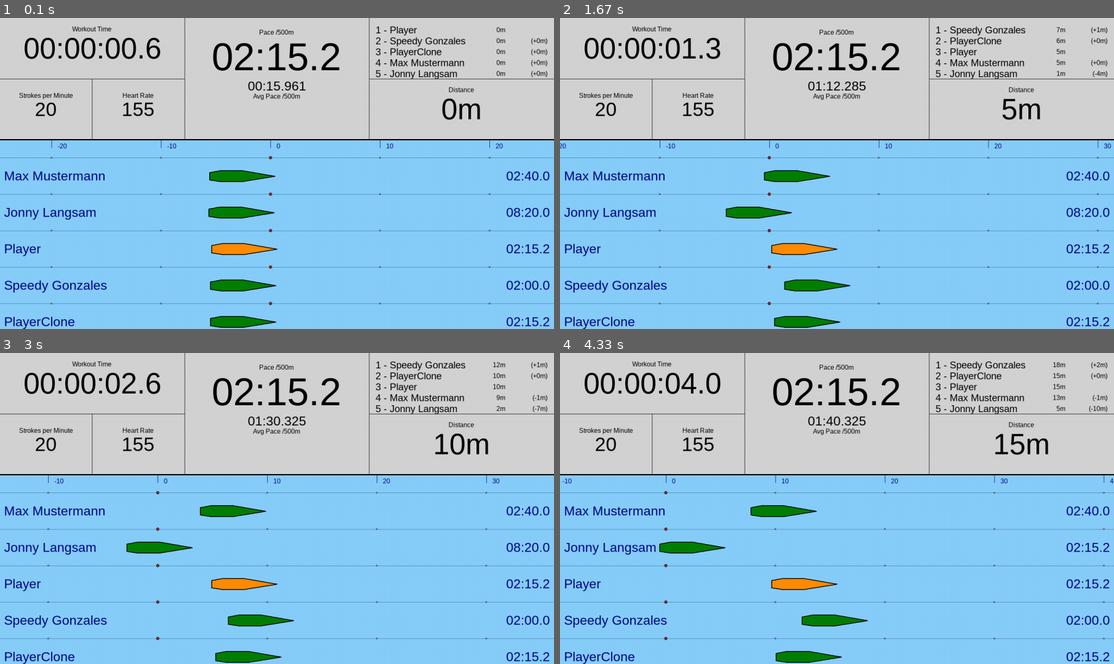
Above: before the commit, frames 1-4 (two rows, left to right).
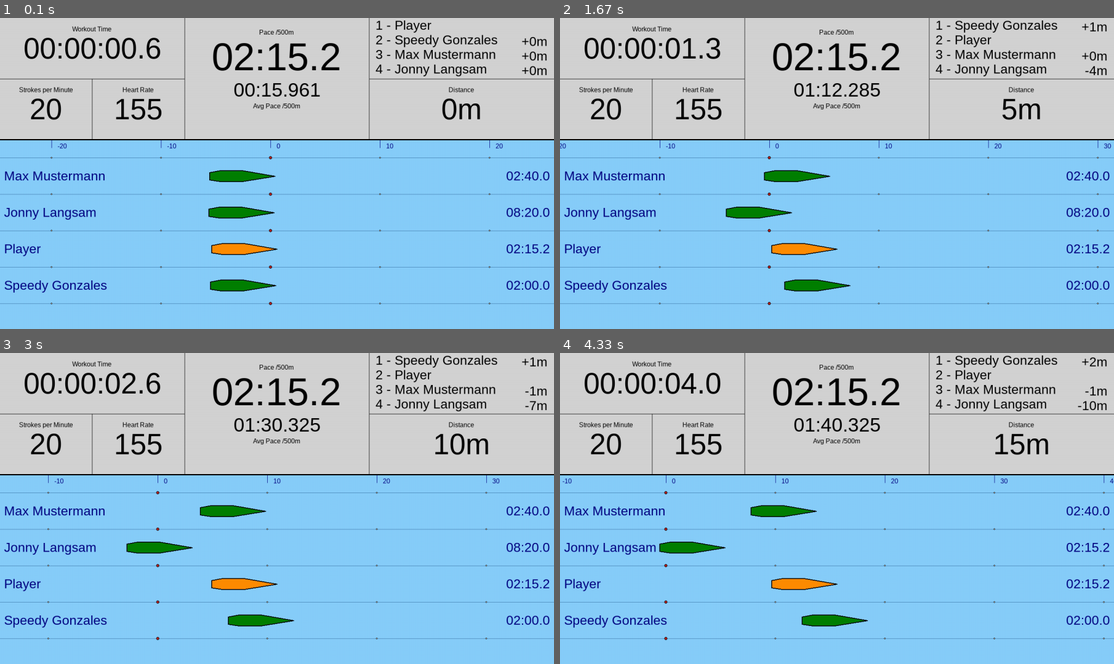
Above: after the commit, the same moments.

Repository: monsdar/dynrow
Game: pygame game, started from DynRow.py
The game is run twice, just before and just after one commit, with the same random seed, the same clock (stepped at 60 frames per second) and the same inputs. The source is Python 2; it was converted automatically to run under Python 3.
Inputs:
- Up to frame 1 (0.1 s): no input
- Up to frame 2 (1.67 s): no input
- Up to frame 3 (3 s): no input
- Up to frame 4 (4.33 s): no input

The runs differ from the first frame. In frame 1, 3.6% of the frame differs, in the area x 0-100%, y 0-100%; in frame 2, 3.7%; in frame 3, 3.7%; in frame 4, 3.7%.

Commit message:
Changed: Improved visibility of PM monitor

Diff:
--- a/DynRow.py
+++ b/DynRow.py
@@ -27,7 +27,6 @@
     playground.addBoat(BoatRubberband("Max Mustermann", 160, 35, 10))
     playground.addBoat(BoatRubberband("Jonny Langsam", 500, 24, 10))
     playground.addBoat(BoatRubberband("Speedy Gonzales", 120, 22, 10))
-    playground.addBoat(BoatRubberband("PlayerClone", 135.2, 20))
 
     #init the UI, register the GameLoop and run it
     ui.registerCallback(gameLoop)
--- a/UI/PyGameUi.py
+++ b/UI/PyGameUi.py
@@ -186,7 +186,7 @@
 
         #display the strokes per minute
         txt = "%i" % ErgStats.spm
-        spmTxt = self.font48.render(txt, True, BLACK)
+        spmTxt = self.font72.render(txt, True, BLACK)
         spmPosX = leftSubDividerX/2 - (spmTxt.get_size()[0] / 2.0)
         spmPosY = (leftHeightDividerY + (self.statPanelHeight - leftHeightDividerY)/2.0) - (spmTxt.get_size()[1]/2.0)
         self.screen.blit(spmTxt, (spmPosX, spmPosY))
@@ -198,7 +198,7 @@
 
         #display the heart rate
         txt = "%i" % ErgStats.heartrate
-        pulseTxt = self.font48.render(txt, True, BLACK)
+        pulseTxt = self.font72.render(txt, True, BLACK)
         pulsePosX = leftSubDividerX + leftSubDividerX/2 - (pulseTxt.get_size()[0] / 2.0)
         pulsePosY = (leftHeightDividerY + (self.statPanelHeight - leftHeightDividerY)/2.0) - (pulseTxt.get_size()[1]/2.0)
         self.screen.blit(pulseTxt, (pulsePosX, pulsePosY))
@@ -228,17 +228,17 @@
         seconds = int((ErgStats.avgPace)%60)
         millsecs = int(((ErgStats.avgPace*1000)%1000) + 0.000001) #need to add a small value to equalize floating point inconsistencies
         txt = "%.2i:%.2i.%.3i" % (minutes, seconds, millsecs)
-        avgPaceTxt = self.font32.render(txt, True, BLACK)
+        avgPaceTxt = self.font48.render(txt, True, BLACK)
 
         #NOTE: outcommented the generic approach here because it wasn't in a fixed position (text would jitter left and right)
         #avgPacePosX = leftDividerX + leftDividerX/2 - (avgPaceTxt.get_size()[0] / 2.0)
-        avgPacePosX = leftDividerX + 156.0
+        avgPacePosX = leftDividerX + 121.0
         avgPacePosY = midHeightDivider
         self.screen.blit(avgPaceTxt, (avgPacePosX, avgPacePosY))
 
         avgPaceDescTxt = self.font16.render("Avg Pace /500m", True, BLACK)
         avgPaceDescPosX = leftDividerX + leftDividerX/2 - (avgPaceDescTxt.get_size()[0]/2.0)
-        avgPaceDescPosY = avgPacePosY + avgPaceDescTxt.get_size()[1] + 16
+        avgPaceDescPosY = avgPacePosY + avgPaceDescTxt.get_size()[1] + 40
         self.screen.blit(avgPaceDescTxt, (avgPaceDescPosX, avgPaceDescPosY))
 
         #display the rowed distance
@@ -258,23 +258,19 @@
         orderedBoats.append(playerBoat)
         orderedBoats.sort()                               #sort the boats to display them ordered by distance
 
-        currentHeight = 16
+        currentHeight = 0 #this is the offset in height where the list starts
         for index, boat in enumerate(orderedBoats):
+            #display position and name
             txt = "%i - %s" % (index+1, boat.name)
-            boatNameTxt = self.font24.render(txt, True, BLACK)
+            boatNameTxt = self.font32.render(txt, True, BLACK)
             boatNamePosX = rightDividerX + 16
             boatNamePosY = currentHeight
             self.screen.blit(boatNameTxt, (boatNamePosX, boatNamePosY))
 
-            txt = "%im" % (boat.distance)
-            boatDistTxt = self.font16.render(txt, True, BLACK)
-            boatDistPosX = self.width - 120 - boatDistTxt.get_size()[0]
-            boatDistPosY = currentHeight + 4
-            self.screen.blit(boatDistTxt, (boatDistPosX, boatDistPosY))
-
+            #display delta to player distance
             if not(boat.distance - self.currentDistance == 0):
-                txt = "(%+im)" % (boat.distance - self.currentDistance)
-                boatRelDistTxt = self.font16.render(txt, True, BLACK)
+                txt = "%+im" % (boat.distance - self.currentDistance)
+                boatRelDistTxt = self.font32.render(txt, True, BLACK)
                 boatRelDistPosX = self.width - 16 - boatRelDistTxt.get_size()[0]
                 boatRelDistPosY = currentHeight + 4
                 self.screen.blit(boatRelDistTxt, (boatRelDistPosX, boatRelDistPosY))
